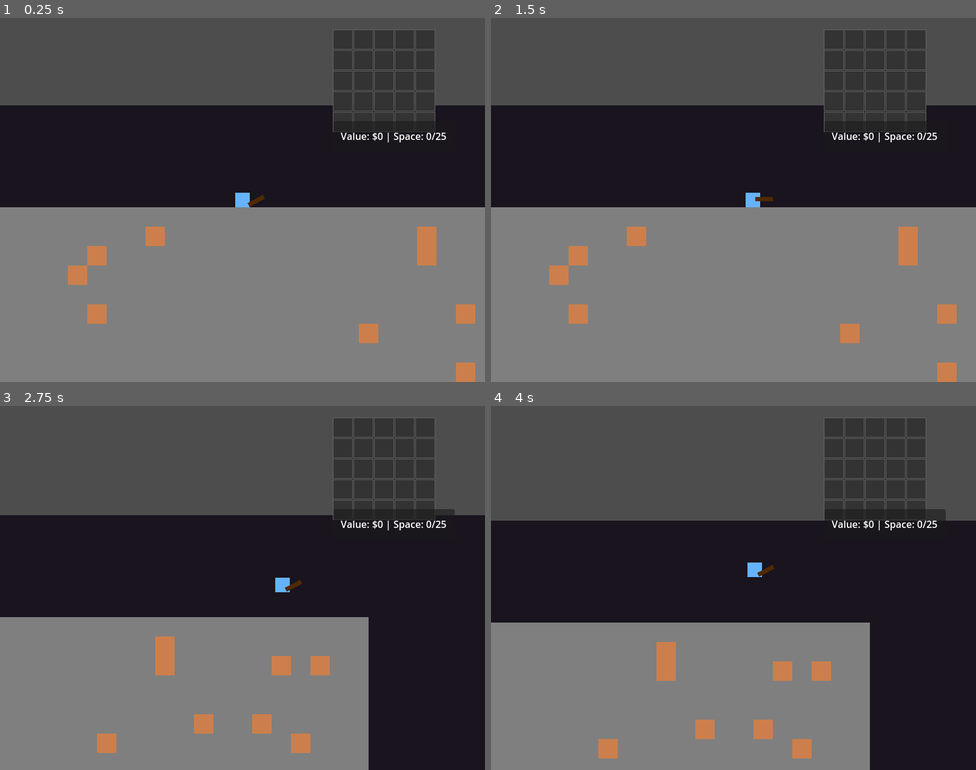
Above: before the commit, frames 1-4 (two rows, left to right).
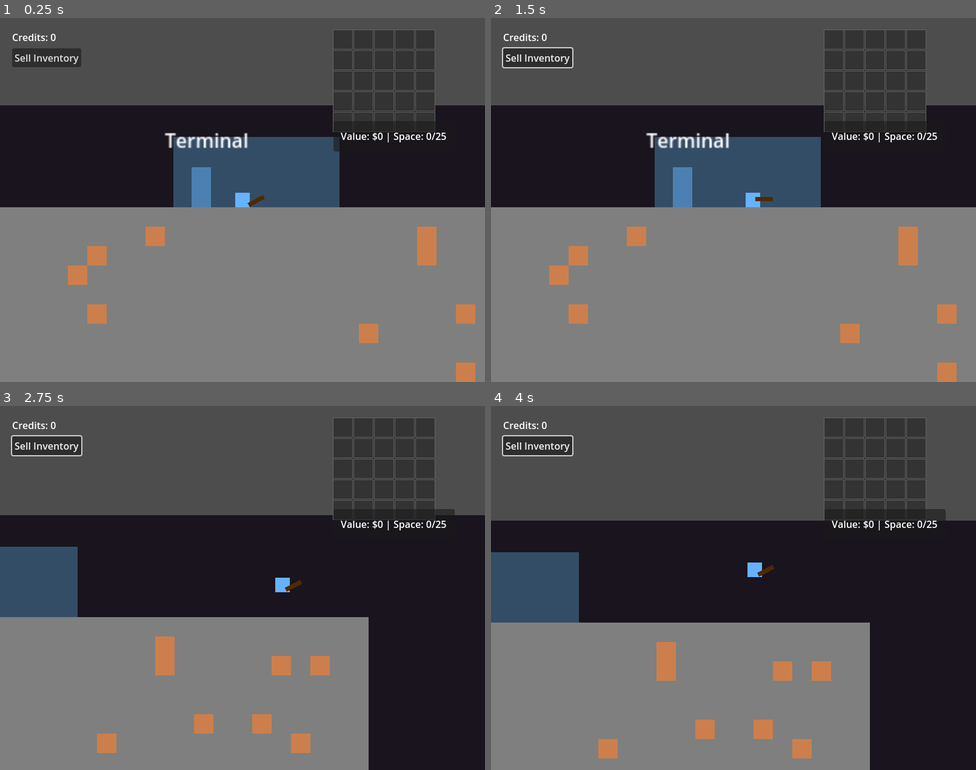
Above: after the commit, the same moments.

Repository: Tommi377/cave-packer
Game: Godot game, scene res://content/levels/mine_level.tscn
Same seed, same stepped clock (60 frames per second), same inputs: the game is played once before the commit and once after it.
Inputs (mouse positions are in pixels of both pictures, inside the frame that each line leads up to):
- Up to frame 1 (0.25 s): no input
- Up to frame 2 (1.5 s): click (539, 58) at 0.5 s, where only the run after the commit has a clickable "Sell Inventory"; tap Enter (ui_accept) at 1.25 s; move the mouse to (883, 90) at 1.27 s; hold D (move_right) from 1.28 s (still down); tap E (interact, bound only after the commit) at 1.35 s; click (883, 90) at 1.42 s
- Up to frame 3 (2.75 s): keep holding D (move_right); tap Space (jump) at 1.52, 1.55, 1.82, 2.1, 2.27, 2.57 s; move the mouse to (145, 606) at 2.02 s; tap E (interact, bound only after the commit) at 2.3 s
- Up to frame 4 (4 s): move the mouse to (782, 507) at 2.77 s; release D (move_right) at 2.78 s; press the mouse at (782, 507) at 2.78 s; hold A (move_left) 2.78-3.53 s; tap Space (jump) at 3.05, 3.77 s; move the mouse to (709, 660) at 3.52 s; release the mouse at (709, 660) at 3.53 s; hold D (move_right) from 3.53 s (still down); tap E (interact, bound only after the commit) at 3.6 s; click (709, 660) at 3.67 s

The runs differ from the first frame. In frame 1, 7.3% of the frame differs, in the area x 2-70%, y 4-52%; in frame 2, 7.5%, in the area x 2-68%, y 4-52%; in frame 3, 4.0%; in frame 4, 4.4%.

Commit message:
update base

Diff:
--- a/content/levels/mine_level.tscn
+++ b/content/levels/mine_level.tscn
@@ -1,9 +1,10 @@
-[gd_scene load_steps=5 format=3 uid="uid://c3vvjn5sdswc7"]
+[gd_scene load_steps=6 format=3 uid="uid://c3vvjn5sdswc7"]
 
 [ext_resource type="Script" uid="uid://brlnj23cak2oo" path="res://content/levels/mine_level.gd" id="1_script"]
 [ext_resource type="PackedScene" uid="uid://c21h7xdvxtl7w" path="res://content/player/player.tscn" id="2_player"]
 [ext_resource type="Script" uid="uid://cvcqkqqvotbgb" path="res://content/world/mine_tilemap.gd" id="3_tilemap"]
 [ext_resource type="PackedScene" uid="uid://cr3qxj5wg2oj6" path="res://content/inventory/inventory_ui.tscn" id="4_inventory"]
+[ext_resource type="PackedScene" uid="uid://doqajjgf2v8t1" path="res://content/surface/surface_base.tscn" id="5_3rynn"]
 
 [node name="MineLevel" type="Node2D"]
 script = ExtResource("1_script")
@@ -31,3 +32,6 @@
 offset_top = 20.0
 offset_right = 750.0
 offset_bottom = 220.0
+
+[node name="SurfaceBase" parent="." instance=ExtResource("5_3rynn")]
+position = Vector2(339, -16)
--- /dev/null
+++ b/content/surface/surface_base.gd
@@ -0,0 +1,68 @@
+extends Node2D
+
+## Surface base scene controller
+
+@onready var computer_area: Area2D = $ComputerTerminal/Area2D
+@onready var upgrade_ui: SkillTreeUI = $UILayer/SkillTreeUI
+@onready var currency_label: Label = $UILayer/CurrencyLabel
+@onready var sell_button: Button = $UILayer/SellButton
+
+var player: CharacterBody2D
+var upgrade_manager: Node
+
+func _ready():
+	computer_area.body_entered.connect(_on_computer_area_entered)
+	computer_area.body_exited.connect(_on_computer_area_exited)
+	sell_button.pressed.connect(_on_sell_button_pressed)
+
+	upgrade_ui.visible = false
+
+	if upgrade_manager:
+		upgrade_ui.initialize()
+		upgrade_ui.purchase_requested.connect(_on_purchase_requested)
+		_update_currency_display()
+
+func _on_computer_area_entered(body: Node2D):
+	if body.name == "Player":
+		player = body
+		# Show prompt to interact
+		print("Press E to access computer")
+
+func _on_computer_area_exited(body: Node2D):
+	if body == player:
+		player = null
+		upgrade_ui.visible = false
+
+func _process(_delta):
+	if player and Input.is_action_just_pressed("interact"):
+		_toggle_upgrade_ui()
+
+func _toggle_upgrade_ui():
+	upgrade_ui.visible = not upgrade_ui.visible
+	if upgrade_ui.visible and upgrade_manager:
+		upgrade_ui.refresh_tree()
+		_update_currency_display()
+
+func _on_purchase_requested(upgrade_id: String):
+	if upgrade_manager:
+		if upgrade_manager.purchase_upgrade(upgrade_id):
+			print("Purchased upgrade: ", upgrade_id)
+			upgrade_ui.refresh_tree()
+			_update_currency_display()
+		else:
+			print("Cannot purchase upgrade: ", upgrade_id)
+
+func _update_currency_display():
+	if upgrade_manager:
+		currency_label.text = "Credits: %d" % upgrade_manager.currency
+
+func _on_sell_button_pressed():
+	if not player:
+		return
+
+	# Access player's inventory
+	var inventory = player.get("inventory_ui")
+	if inventory:
+		# Calculate total value from inventory
+		# This would need inventory integration
+		print("Selling inventory for credits")
--- /dev/null
+++ b/content/surface/surface_base.tscn
@@ -0,0 +1,60 @@
+[gd_scene load_steps=4 format=3 uid="uid://doqajjgf2v8t1"]
+
+[ext_resource type="Script" uid="uid://b1kpew5kki4bq" path="res://content/surface/surface_base.gd" id="1"]
+[ext_resource type="PackedScene" path="res://content/upgrades/skill_tree_ui.tscn" id="2"]
+
+[sub_resource type="RectangleShape2D" id="RectangleShape2D_1"]
+size = Vector2(16, 32)
+
+[node name="SurfaceBase" type="Node2D"]
+script = ExtResource("1")
+
+[node name="Background" type="ColorRect" parent="."]
+offset_left = -76.0
+offset_top = -58.0
+offset_right = 61.0
+color = Color(0.2, 0.3, 0.4, 1)
+
+[node name="ComputerTerminal" type="Node2D" parent="."]
+position = Vector2(-53, -17)
+
+[node name="Sprite" type="ColorRect" parent="ComputerTerminal"]
+offset_left = -8.0
+offset_top = -16.0
+offset_right = 8.0
+offset_bottom = 17.0
+color = Color(0.3, 0.5, 0.7, 1)
+
+[node name="Area2D" type="Area2D" parent="ComputerTerminal"]
+collision_layer = 0
+collision_mask = 2
+
+[node name="CollisionShape2D" type="CollisionShape2D" parent="ComputerTerminal/Area2D"]
+shape = SubResource("RectangleShape2D_1")
+
+[node name="Label" type="Label" parent="ComputerTerminal"]
+offset_left = -30.0
+offset_top = -50.0
+offset_right = 30.0
+offset_bottom = -30.0
+text = "Terminal"
+horizontal_alignment = 1
+
+[node name="UILayer" type="CanvasLayer" parent="."]
+
+[node name="SkillTreeUI" parent="UILayer" instance=ExtResource("2")]
+visible = false
+
+[node name="CurrencyLabel" type="Label" parent="UILayer"]
+offset_left = 20.0
+offset_top = 20.0
+offset_right = 150.0
+offset_bottom = 43.0
+text = "Credits: 0"
+
+[node name="SellButton" type="Button" parent="UILayer"]
+offset_left = 20.0
+offset_top = 50.0
+offset_right = 120.0
+offset_bottom = 81.0
+text = "Sell Inventory"
--- /dev/null
+++ b/content/upgrades/skill_tree_ui.gd
@@ -0,0 +1,138 @@
+extends Control
+class_name SkillTreeUI
+
+## Visual skill tree interface
+
+signal upgrade_selected(upgrade_id: String)
+signal purchase_requested(upgrade_id: String)
+
+@onready var tree_container: Control = $TreeContainer
+@onready var info_panel: PanelContainer = $InfoPanel
+@onready var upgrade_name_label: Label = $InfoPanel/VBox/UpgradeName
+@onready var upgrade_desc_label: Label = $InfoPanel/VBox/Description
+@onready var upgrade_cost_label: Label = $InfoPanel/VBox/Cost
+@onready var upgrade_level_label: Label = $InfoPanel/VBox/Level
+@onready var purchase_button: Button = $InfoPanel/VBox/PurchaseButton
+
+const CELL_SIZE = 80
+const NODE_SIZE = 64
+
+var upgrade_buttons = {}
+var selected_upgrade_id: String = ""
+
+func _ready():
+	purchase_button.pressed.connect(_on_purchase_button_pressed)
+	info_panel.visible = false
+
+func initialize():
+	_build_tree()
+
+func _build_tree():
+	# Clear existing buttons
+	for child in tree_container.get_children():
+		child.queue_free()
+	upgrade_buttons.clear()
+
+	# Create button for each upgrade
+	for upgrade_id in UpgradeManager.upgrades.keys():
+		var upgrade = UpgradeManager.upgrades[upgrade_id]
+		var button = _create_upgrade_button(upgrade)
+		tree_container.add_child(button)
+		upgrade_buttons[upgrade_id] = button
+
+	# Draw connections
+	queue_redraw()
+
+func _create_upgrade_button(upgrade: Dictionary) -> Button:
+	var button = Button.new()
+	button.custom_minimum_size = Vector2(NODE_SIZE, NODE_SIZE)
+	button.text = upgrade.display_name
+
+	# Position based on tree_position
+	var pos = upgrade.tree_position as Vector2i
+	button.position = Vector2(pos.x * CELL_SIZE, pos.y * CELL_SIZE)
+
+	button.pressed.connect(_on_upgrade_button_pressed.bind(upgrade.id))
+
+	_update_button_style(button, upgrade)
+
+	return button
+
+func _update_button_style(button: Button, upgrade: Dictionary):
+	# Color based on state
+	if upgrade.current_level >= upgrade.max_level:
+		button.modulate = Color.GREEN
+	elif UpgradeManager.can_purchase(upgrade.id):
+		button.modulate = Color.YELLOW
+	else:
+		button.modulate = Color.GRAY
+
+func can_purchase(upgrade_id: String) -> bool:
+	var upgrade = UpgradeManager.upgrades[upgrade_id]
+
+	# Check if maxed
+	if upgrade.current_level >= upgrade.max_level:
+		return false
+
+	# Check prerequisites
+	for req_id in upgrade.required_upgrades:
+		var req = UpgradeManager.upgrades[req_id]
+		if req.current_level < 1:
+			return false
+
+	# Check currency
+	var cost = upgrade.cost * (upgrade.current_level + 1)
+	if UpgradeManager.currency < cost:
+		return false
+
+	return true
+
+func refresh_tree():
+	# Update all button styles
+	for upgrade_id in upgrade_buttons.keys():
+		var button = upgrade_buttons[upgrade_id]
+		var upgrade = UpgradeManager.upgrades[upgrade_id]
+		_update_button_style(button, upgrade)
+
+	# Update info panel if something is selected
+	if selected_upgrade_id != "":
+		_show_upgrade_info(selected_upgrade_id)
+
+	queue_redraw()
+
+func _draw():
+	# Draw connection lines between prerequisites
+	for upgrade_id in UpgradeManager.upgrades.keys():
+		var upgrade = UpgradeManager.upgrades[upgrade_id]
+		var to_pos = Vector2(upgrade.tree_position) * CELL_SIZE + Vector2(NODE_SIZE * 0.5, NODE_SIZE * 0.5)
+
+		for req_id in upgrade.required_upgrades:
+			var req = UpgradeManager.upgrades[req_id]
+			var from_pos = Vector2(req.tree_position) * CELL_SIZE + Vector2(NODE_SIZE * 0.5, NODE_SIZE * 0.5)
+
+			# Color based on prerequisite status
+			var line_color = Color.GREEN if req.current_level >= 1 else Color.DARK_GRAY
+			draw_line(from_pos + tree_container.position, to_pos + tree_container.position, line_color, 2.0)
+
+func _on_upgrade_button_pressed(upgrade_id: String):
+	selected_upgrade_id = upgrade_id
+	_show_upgrade_info(upgrade_id)
+	upgrade_selected.emit(upgrade_id)
+
+func _show_upgrade_info(upgrade_id: String):
+	var upgrade = UpgradeManager.upgrades[upgrade_id]
+
+	info_panel.visible = true
+	upgrade_name_label.text = upgrade.display_name
+	upgrade_desc_label.text = upgrade.description
+
+	var cost = upgrade.cost * (upgrade.current_level + 1)
+	upgrade_cost_label.text = "Cost: %d" % cost
+
+	upgrade_level_label.text = "Level: %d/%d" % [upgrade.current_level, upgrade.max_level]
+
+	purchase_button.disabled = not can_purchase(upgrade_id)
+
+func _on_purchase_button_pressed():
+	if selected_upgrade_id != "":
+		purchase_requested.emit(selected_upgrade_id)
--- /dev/null
+++ b/content/upgrades/skill_tree_ui.tscn
@@ -0,0 +1,66 @@
+[gd_scene load_steps=2 format=3]
+
+[ext_resource type="Script" path="res://content/upgrades/skill_tree_ui.gd" id="1"]
+
+[node name="SkillTreeUI" type="Control"]
+layout_mode = 3
+anchors_preset = 15
+anchor_right = 1.0
+anchor_bottom = 1.0
+grow_horizontal = 2
+grow_vertical = 2
+script = ExtResource("1")
+
+[node name="TreeContainer" type="Control" parent="."]
+layout_mode = 1
+anchors_preset = 8
+anchor_left = 0.5
+anchor_top = 0.5
+anchor_right = 0.5
+anchor_bottom = 0.5
+offset_left = -300.0
+offset_top = -200.0
+offset_right = 300.0
+offset_bottom = 200.0
+grow_horizontal = 2
+grow_vertical = 2
+
+[node name="InfoPanel" type="PanelContainer" parent="."]
+visible = false
+layout_mode = 1
+anchors_preset = 3
+anchor_left = 1.0
+anchor_top = 1.0
+anchor_right = 1.0
+anchor_bottom = 1.0
+offset_left = -250.0
+offset_top = -200.0
+offset_right = -20.0
+offset_bottom = -20.0
+grow_horizontal = 0
+grow_vertical = 0
+
+[node name="VBox" type="VBoxContainer" parent="InfoPanel"]
+layout_mode = 2
+
+[node name="UpgradeName" type="Label" parent="InfoPanel/VBox"]
+layout_mode = 2
+text = "Upgrade Name"
+horizontal_alignment = 1
+
+[node name="Description" type="Label" parent="InfoPanel/VBox"]
+layout_mode = 2
+text = "Description goes here"
+autowrap_mode = 3
+
+[node name="Cost" type="Label" parent="InfoPanel/VBox"]
+layout_mode = 2
+text = "Cost: 100"
+
+[node name="Level" type="Label" parent="InfoPanel/VBox"]
+layout_mode = 2
+text = "Level: 0/3"
+
+[node name="PurchaseButton" type="Button" parent="InfoPanel/VBox"]
+layout_mode = 2
+text = "Purchase"
--- /dev/null
+++ b/content/upgrades/upgrade_data.gd
@@ -0,0 +1,60 @@
+extends Resource
+class_name UpgradeData
+
+## Data structure for a single upgrade in the skill tree
+
+@export var id: String = ""
+@export var display_name: String = ""
+@export_multiline var description: String = ""
+@export var cost: int = 100
+@export var max_level: int = 1
+@export var icon: Texture2D = null
+
+## Prerequisites - other upgrade IDs that must be purchased first
+@export var required_upgrades: Array[String] = []
+
+## Grid position in skill tree UI
+@export var tree_position: Vector2i = Vector2i(0, 0)
+
+## Category for organization
+@export_enum("Backpack", "Oxygen", "Pickaxe", "Movement") var category: String = "Backpack"
+
+## Upgrade type determines what it affects
+@export_enum("grid_size", "oxygen_max", "pickaxe_speed", "pickaxe_power", "move_speed", "jump_height", "special")
+var upgrade_type: String = "grid_size"
+
+## Value to add per level (or special effect identifier)
+@export var value_per_level: float = 1.0
+
+## Current level (0 = not purchased)
+var current_level: int = 0
+
+func can_purchase(currency: int, purchased_upgrades: Dictionary) -> bool:
+	# Check if maxed out
+	if current_level >= max_level:
+		return false
+
+	# Check if can afford
+	if currency < cost:
+		return false
+
+	# Check prerequisites
+	for req_id in required_upgrades:
+		if not purchased_upgrades.has(req_id) or purchased_upgrades[req_id] == 0:
+			return false
+
+	return true
+
+func purchase() -> bool:
+	if current_level < max_level:
+		current_level += 1
+		return true
+	return false
+
+func is_maxed() -> bool:
+	return current_level >= max_level
+
+func get_next_level_cost() -> int:
+	if is_maxed():
+		return 0
+	return cost * (current_level + 1) # Costs scale with level
--- /dev/null
+++ b/content/upgrades/upgrade_manager.gd
@@ -0,0 +1,182 @@
+extends Node
+# class_name UpgradeManager
+
+## Manages all upgrades, progression, and skill tree state
+
+signal upgrade_purchased(upgrade_id: String, new_level: int)
+signal stats_changed()
+
+## Currency
+var currency: int = 0
+
+## All available upgrades (upgrade_id -> UpgradeData)
+var upgrades: Dictionary = {}
+
+## Current upgrade levels (upgrade_id -> level)
+var upgrade_levels: Dictionary = {}
+
+func _ready() -> void:
+	_initialize_upgrades()
+
+## Initialize all available upgrades
+func _initialize_upgrades() -> void:
+	# Backpack upgrades
+	_add_upgrade("backpack_1", "Bigger Backpack", "Expand inventory to 6×6", 50,
+		"Backpack", "grid_size", 1.0, Vector2i(0, 0), [])
+	_add_upgrade("backpack_2", "Large Backpack", "Expand inventory to 7×7", 100,
+		"Backpack", "grid_size", 1.0, Vector2i(0, 1), ["backpack_1"])
+	_add_upgrade("backpack_3", "Huge Backpack", "Expand inventory to 8×8", 200,
+		"Backpack", "grid_size", 1.0, Vector2i(0, 2), ["backpack_2"])
+
+	# Oxygen upgrades
+	_add_upgrade("oxygen_1", "O2 Tank I", "Increase oxygen capacity by 30s", 75,
+		"Oxygen", "oxygen_max", 30.0, Vector2i(1, 0), [])
+	_add_upgrade("oxygen_2", "O2 Tank II", "Increase oxygen capacity by 60s", 150,
+		"Oxygen", "oxygen_max", 60.0, Vector2i(1, 1), ["oxygen_1"])
+	_add_upgrade("oxygen_3", "O2 Tank III", "Increase oxygen capacity by 90s", 300,
+		"Oxygen", "oxygen_max", 90.0, Vector2i(1, 2), ["oxygen_2"])
+
+	# Pickaxe upgrades
+	_add_upgrade("pickaxe_speed_1", "Fast Swing", "Mine 20% faster", 60,
+		"Pickaxe", "pickaxe_speed", 0.2, Vector2i(2, 0), [])
+	_add_upgrade("pickaxe_speed_2", "Rapid Swing", "Mine 40% faster", 120,
+		"Pickaxe", "pickaxe_speed", 0.2, Vector2i(2, 1), ["pickaxe_speed_1"])
+	_add_upgrade("pickaxe_power_1", "Power Strike", "Break multiple blocks", 200,
+		"Pickaxe", "pickaxe_power", 1.0, Vector2i(3, 1), ["pickaxe_speed_1"])
+
+	# Movement upgrades
+	_add_upgrade("move_speed_1", "Sprint Boots", "Move 15% faster", 80,
+		"Movement", "move_speed", 0.15, Vector2i(4, 0), [])
+	_add_upgrade("jump_height_1", "Jump Boost", "Jump 20% higher", 100,
+		"Movement", "jump_height", 0.2, Vector2i(4, 1), [])
+	_add_upgrade("double_jump", "Double Jump", "Jump again in mid-air", 250,
+		"Movement", "special", 1.0, Vector2i(5, 1), ["jump_height_1"])
+
+func _add_upgrade(id: String, upgrade_name: String, desc: String, cost: int,
+	category: String, type: String, value: float, pos: Vector2i, reqs: Array) -> void:
+	# Create upgrade as dictionary (simpler than Resource for now)
+	var upgrade = {
+		"id": id,
+		"display_name": upgrade_name,
+		"description": desc,
+		"cost": cost,
+		"category": category,
+		"upgrade_type": type,
+		"value_per_level": value,
+		"tree_position": pos,
+		"required_upgrades": reqs.duplicate(),
+		"current_level": 0,
+		"max_level": 1
+	}
+
+	upgrades[id] = upgrade
+	upgrade_levels[id] = 0
+
+## Attempt to purchase an upgrade
+func purchase_upgrade(upgrade_id: String) -> bool:
+	if not upgrades.has(upgrade_id):
+		print("Upgrade not found: ", upgrade_id)
+		return false
+
+	var upgrade = upgrades[upgrade_id]
+
+	# Check if maxed out
+	if upgrade.current_level >= upgrade.max_level:
+		return false
+
+	# Calculate cost (scales with level)
+	var upgrade_cost = upgrade.cost * (upgrade.current_level + 1)
+
+	# Check if can afford
+	if currency < upgrade_cost:
+		return false
+
+	# Check prerequisites
+	for req_id in upgrade.required_upgrades:
+		if not upgrade_levels.has(req_id) or upgrade_levels[req_id] == 0:
+			return false
+
+	# Purchase
+	currency -= upgrade_cost
+	upgrade.current_level += 1
+	upgrade_levels[upgrade_id] = upgrade.current_level
+
+	upgrade_purchased.emit(upgrade_id, upgrade.current_level)
+	stats_changed.emit()
+
+	print("Purchased upgrade: ", upgrade_id, " Level: ", upgrade.current_level, " Cost: ", upgrade_cost)
+	return true
+
+## Get all upgrades in a category
+func get_upgrades_by_category(category: String) -> Array:
+	var result: Array = []
+	for upgrade_id in upgrades:
+		var upgrade = upgrades[upgrade_id]
+		if upgrade.category == category:
+			result.append(upgrade)
+	return result
+
+## Get total stat value from upgrades
+func get_stat_value(upgrade_type: String) -> float:
+	var total: float = 0.0
+	for upgrade_id in upgrades:
+		var upgrade = upgrades[upgrade_id]
+		if upgrade.upgrade_type == upgrade_type and upgrade.current_level > 0:
+			total += upgrade.value_per_level * upgrade.current_level
+	return total
+
+## Check if player has a specific upgrade
+func has_upgrade(upgrade_id: String) -> bool:
+	return upgrade_levels.get(upgrade_id, 0) > 0
+
+## Get upgrade level
+func get_upgrade_level(upgrade_id: String) -> int:
+	return upgrade_levels.get(upgrade_id, 0)
+
+## Add currency (from selling ores)
+func add_currency(amount: int) -> void:
+	currency += amount
+	print("Currency added: ", amount, " | Total: ", currency)
+
+## Sell all ores from inventory
+func sell_inventory(inventory_value: int) -> void:
+	add_currency(inventory_value)
+
+## Get current backpack size
+func get_backpack_size() -> int:
+	return 5 + int(get_stat_value("grid_size"))
+
+## Get current oxygen capacity
+func get_oxygen_capacity() -> float:
+	return 120.0 + get_stat_value("oxygen_max")  # Base 120 seconds
+
+## Get pickaxe speed multiplier
+func get_pickaxe_speed_multiplier() -> float:
+	return 1.0 + get_stat_value("pickaxe_speed")
+
+## Get movement speed multiplier
+func get_move_speed_multiplier() -> float:
+	return 1.0 + get_stat_value("move_speed")
+
+## Get jump height multiplier
+func get_jump_height_multiplier() -> float:
+	return 1.0 + get_stat_value("jump_height")
+
+## Save/Load system
+func get_save_data() -> Dictionary:
+	return {
+		"currency": currency,
+		"upgrade_levels": upgrade_levels.duplicate()
+	}
+
+func load_save_data(data: Dictionary) -> void:
+	currency = data.get("currency", 0)
+	var saved_levels = data.get("upgrade_levels", {})
+
+	for upgrade_id in saved_levels:
+		if upgrades.has(upgrade_id):
+			var level = saved_levels[upgrade_id]
+			upgrades[upgrade_id].current_level = level
+			upgrade_levels[upgrade_id] = level
+
+	stats_changed.emit()
--- /dev/null
+++ b/content/upgrades/upgrade_manager.tscn
@@ -0,0 +1,6 @@
+[gd_scene load_steps=2 format=3 uid="uid://44wbt8mpq2qq"]
+
+[ext_resource type="Script" uid="uid://qmyyydx56clx" path="res://content/upgrades/upgrade_manager.gd" id="1_manager"]
+
+[node name="UpgradeManager" type="Node"]
+script = ExtResource("1_manager")
--- a/project.godot
+++ b/project.godot
@@ -14,6 +14,10 @@
 run/main_scene="res://content/levels/mine_level.tscn"
 config/features=PackedStringArray("4.5", "GL Compatibility")
 config/icon="res://icon.svg"
+
+[autoload]
+
+UpgradeManager="*res://content/upgrades/upgrade_manager.gd"
 
 [display]
 
@@ -63,6 +67,11 @@
 "events": [Object(InputEventKey,"resource_local_to_scene":false,"resource_name":"","device":-1,"window_id":0,"alt_press …(192 unchanged characters)…
 ]
 }
+interact={
+"deadzone": 0.5,
+"events": [Object(InputEventKey,"resource_local_to_scene":false,"resource_name":"","device":-1,"window_id":0,"alt_pressed":false,"shift_pressed":false,"ctrl_pressed":false,"meta_pressed":false,"pressed":false,"keycode":0,"physical_keycode":69,"key_label":0,"unicode":101,"location":0,"echo":false,"script":null)
+]
+}
 rotate_left={
 "deadzone": 0.5,
 "events": [Object(InputEventKey,"resource_local_to_scene":false,"resource_name":"","device":-1,"window_id":0,"alt_press …(192 unchanged characters)…
Not shown, added: content/surface/surface_base.gd.uid
Not shown, added: content/upgrades/skill_tree_ui.gd.uid
Not shown, added: content/upgrades/upgrade_data.gd.uid
Not shown, added: content/upgrades/upgrade_manager.gd.uid
